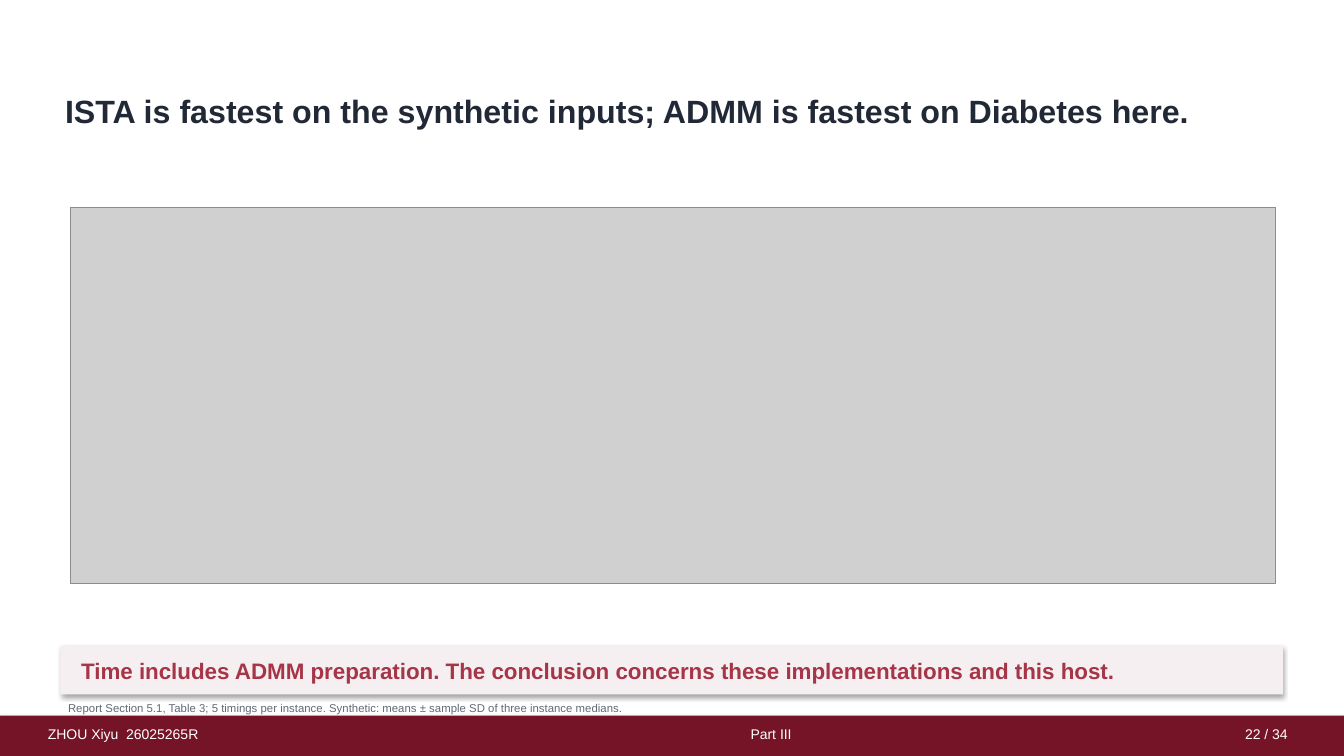
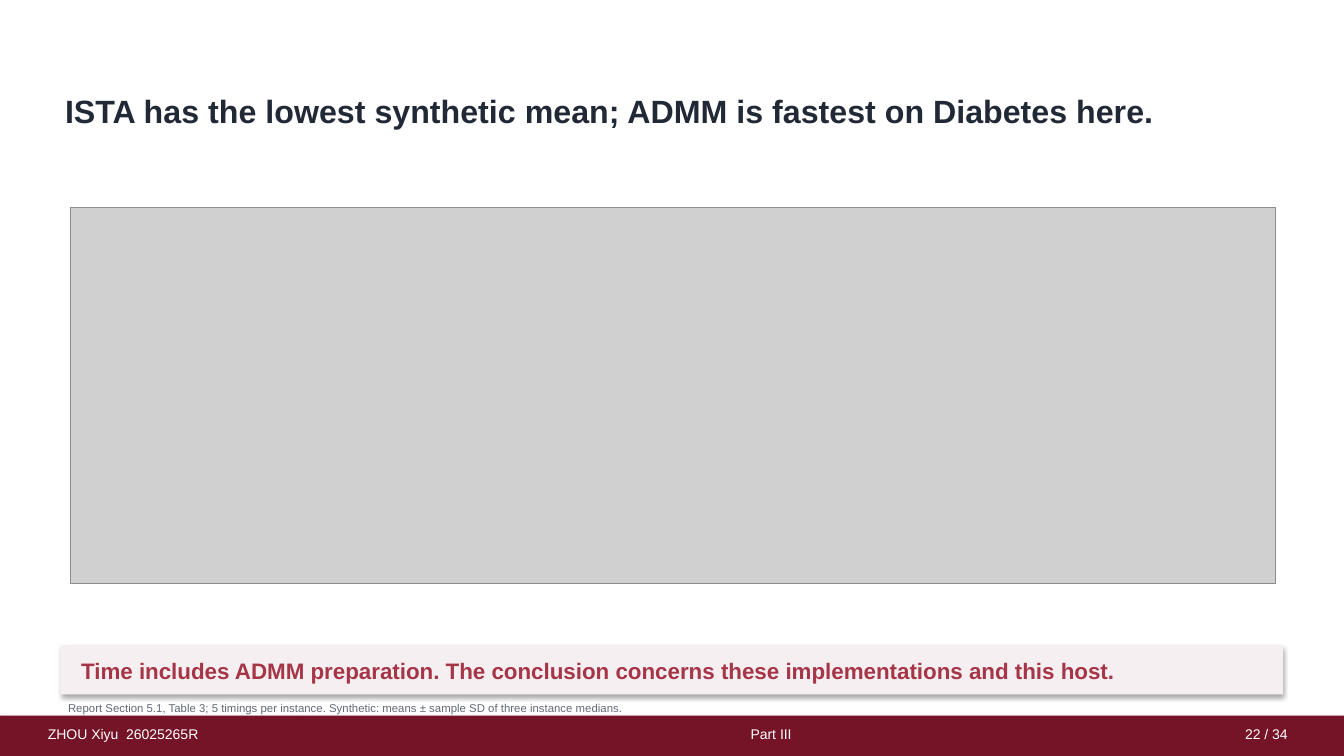
Before and after one commit to Caiyangxiao/COMP6704-Group9-Project, a slide deck: slide 22 of 04_Presentation/COMP6704_Group9_Lasso_Presentation.pptx. Drawn at 1344x756 pixels with LibreOffice and Linux fonts; fonts in the diff are those of the drawing; grey boxes stand for pictures; background and template pictures are left out. Boxes give left, top, right and bottom in pixels: in the first picture for what was removed or moved away, otherwise in the second. Text is boxed around its words. In the diff, an @@ line names an element or a change of style, - is before the commit and + after.

```diff
--- a/04_Presentation/COMP6704_Group9_Lasso_Presentation.pptx
+++ b/04_Presentation/COMP6704_Group9_Lasso_Presentation.pptx
@@ text at [65, 99, 1153, 129]: text changed @@
-ISTA is fastest on the synthetic inputs; ADMM is fastest on Diabetes here.
+ISTA has the lowest synthetic mean; ADMM is fastest on Diabetes here.
```
Also in this commit, not shown: 1 other slide changed, 25 other files.
